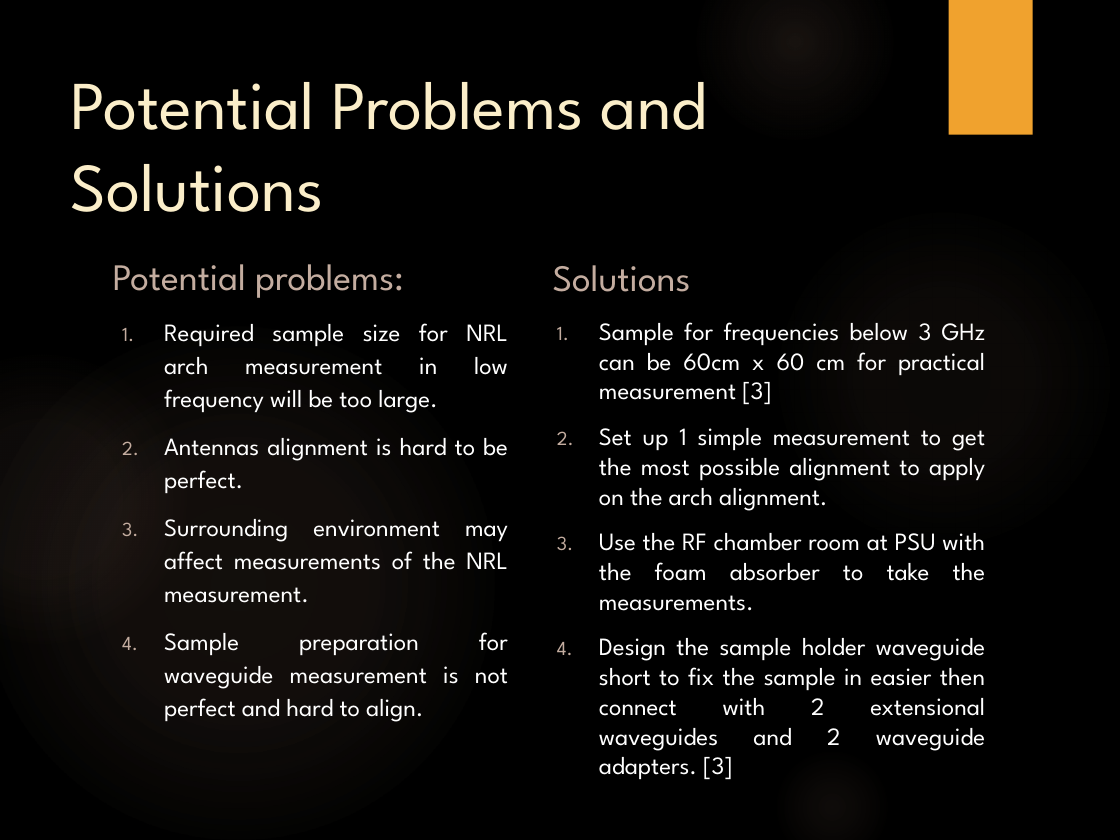
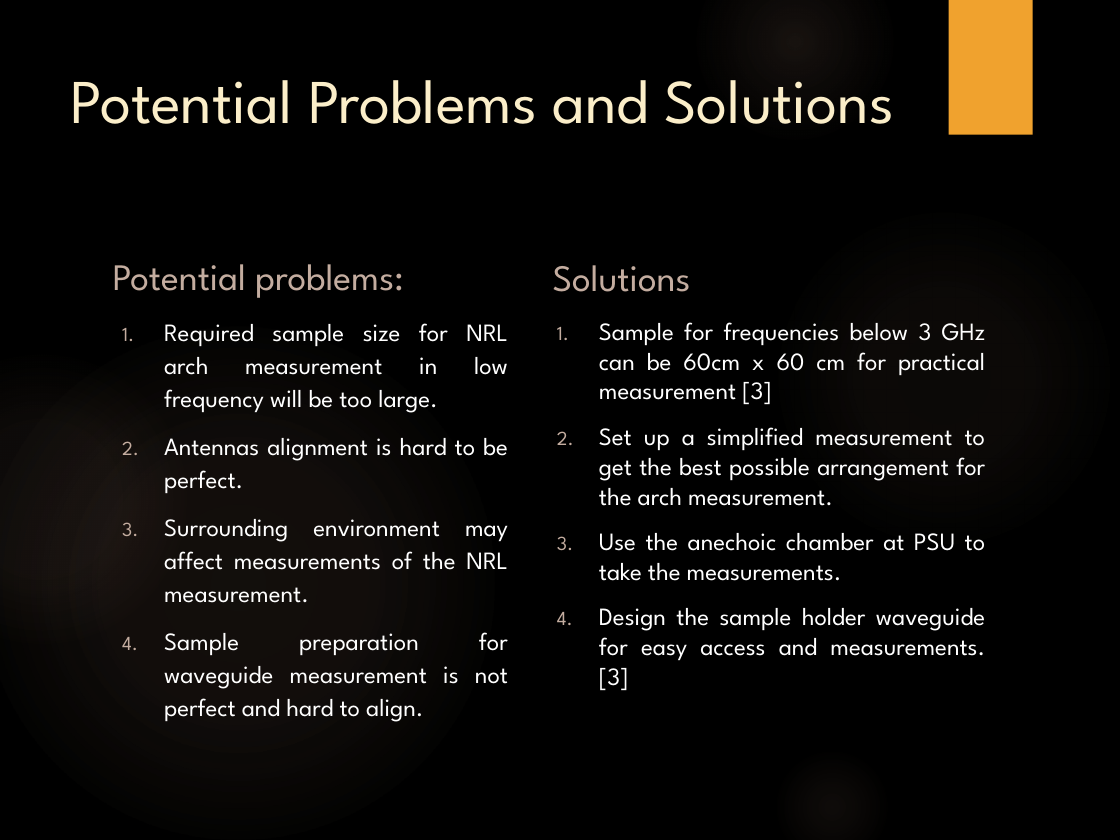
Before and after one commit to trankhiemha/ECE412-413-Capstone-Project-N3, a slide deck: slide 5 of Capstone project proposal presentation.pptx. Drawn at 1120x840 pixels with LibreOffice and Linux fonts; fonts in the diff are those of the drawing; background and template pictures are left out. Boxes give left, top, right and bottom in pixels: in the first picture for what was removed or moved away, otherwise in the second. Text is boxed around its words. In the diff, an @@ line names an element or a change of style, - is before the commit and + after.

```diff
--- a/Capstone project proposal presentation.pptx
+++ b/Capstone project proposal presentation.pptx
@@ title "Potential Problems and Solutions" at (71,80,894,124): size 44 to 40 pt @@
@@ text at (599,427,986,691): text changed @@
-  2. Set up 1 simple measurement to get the most possible alignment to apply on the arch alignment.
-  3. Use the RF chamber room at PSU with the foam absorber to take the measurements.
-  4. Design the sample holder waveguide short to fix the sample in easier then connect with 2 extensional waveguides and 2 waveguide adapters. [3]
+  2. Set up a simplified measurement to get the best possible arrangement for the arch measurement.
+  3. Use the anechoic chamber at PSU to take the measurements.
+  4. Design the sample holder waveguide for easy access and measurements. [3]
```
Also in this commit, not shown: 11 other slides changed, 2 slides added, 1 slide removed.
